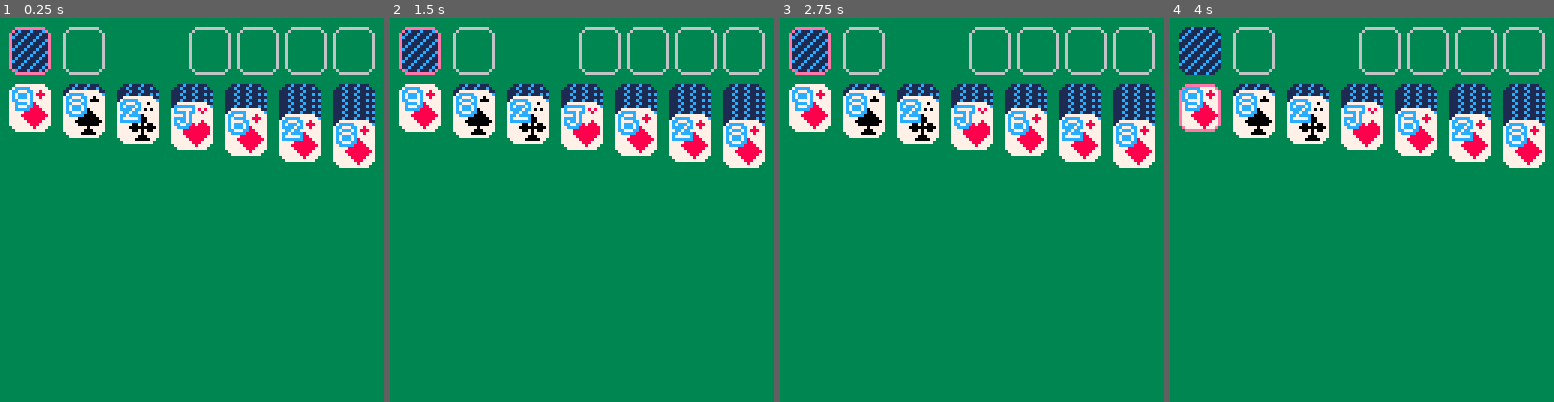
Above: before the commit, frames 1-4 (left to right).
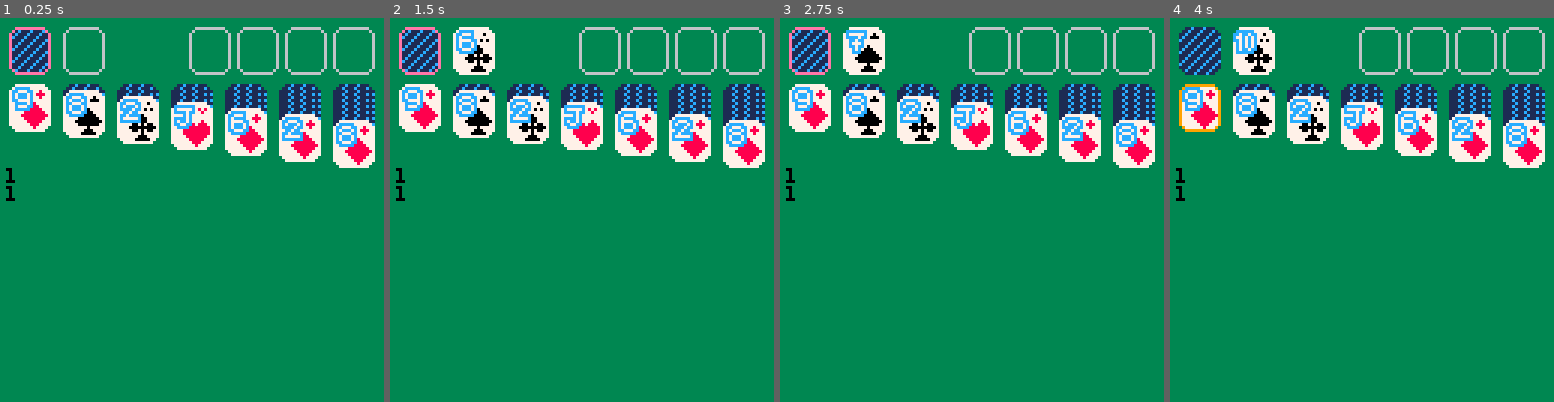
Above: after the commit, the same moments.

Repository: ReidLarson/Klondike
Game: PICO-8 cartridge klondike.p8
Two runs of this game, one before a commit and one after it. Both use one fixed random seed, a clock stepped at 60 frames per second and the inputs below.
Inputs:
- Up to frame 1 (0.25 s): no input
- Up to frame 2 (1.5 s): tap O (Z key) at 0.7 s
- Up to frame 3 (2.75 s): hold Right 1.6-2.1 s; tap O (Z key) at 1.7, 2.1, 2.5 s; hold Up 2.15-2.42 s; hold Right from 2.47 s (still down)
- Up to frame 4 (4 s): tap O (Z key) at 2.9, 3.3, 3.7 s; release Right at 3.03 s; hold Left 3.08-3.58 s; hold Down 3.63-3.97 s

The runs differ from the first frame. In frame 1, 0.1% of the frame differs, in the area x 1-4%, y 39-48%; in frame 2, 1.4%; in frame 3, 1.4%; in frame 4, 1.7%, in the area x 1-28%, y 2-48%.

Commit message:
Tableau selection and movement works (most of the time)

Diff:
--- a/klondike.p8
+++ b/klondike.p8
@@ -14,6 +14,7 @@
 	hoveredyindex=1
 
  newgame()
+ deselectcards()
  menuitem(1,"new game",newgame)
 end
 
@@ -34,6 +35,10 @@
  drawstock()
  drawwaste()
  drawfoundations()
+
+ --debug
+ print(hoveredxindex,2,56,0)
+ print(hoveredyindex,2,50,0)
 end
 
 function newgame()
@@ -81,7 +86,6 @@
   	  local card=stock.cards[#stock.cards]
   	  if i==rsrv.deallimit then
   	   add(tableaus[j].cards,card)
-  	   tableaus[j].cards[#tableaus[j].cards].isfaceup=true
   	  elseif i<rsrv.deallimit then
   	   add(reserves[j].cards,card)
   	  end
@@ -137,6 +141,10 @@
 end
 
 function cardsupdate()
+ if hoveredarea~="reserves" then
+  deselectcards()
+ end
+
  --stock
  for i=1,#stock.cards do
   stock.cards[i].ishovered=false
@@ -151,13 +159,9 @@
  for i=1,#waste.cards do
   waste.cards[i].isfaceup=true
   waste.cards[i].ishovered=false
-  waste.cards[i].isfaceup=false
   if i==#waste.cards then
    if hoveredarea=="waste" then
     waste.cards[i].ishovered=true
-   end
-   if selectedarea=="waste" then
-   	waste.cards[i].isselected=true
    end
   end
  end
@@ -167,12 +171,46 @@
   for j=1,#foundations[i].cards do
    foundations[i].cards[j].isfaceup=true
    foundations[i].cards[j].ishovered=false
-   foundations[i].cards[j].isselected=false
-  end
- end
-
- --reserves and tableaus are
- --updated in the game logic
+  end
+ end
+
+ --reserves
+ for i=1,#reserves do
+  for j=1,#reserves[i].cards do
+   reserves[i].cards[j].isfaceup=false
+
+   --todo make this work
+   reserves[i].cards[j].ishovered=i==hoveredxindex and #tableaus[i].cards==0 and j==#reserves[i].cards
+  end
+ end
+
+ --tableaus
+ for i=1,#tableaus do
+  for j=1,#tableaus[i].cards do
+   tableaus[i].cards[j].isfaceup=true
+   tableaus[i].cards[j].ishovered=j>=hoveredyindex and hoveredxindex==i and hoveredarea=="reserves"
+  end
+ end
+end
+
+function selectcards()
+ if hoveredarea=="reserves" then
+  selectedxindex=hoveredxindex
+  selectedyindex=hoveredyindex
+  for i=selectedyindex,#tableaus[selectedxindex].cards do
+   tableaus[selectedxindex].cards[i].isselected=true
+  end
+ end
+end
+
+function deselectcards()
+ selectedxindex=nil
+ selectedyindex=nil
+ for i=1,#tableaus do
+  for j=1,#tableaus[i].cards do
+   tableaus[i].cards[j].isselected=false
+  end
+ end
 end
 -->8
 --draw
@@ -216,21 +254,32 @@
   reflectcard(sprindex,col.x,foundations.y)
  end
 
- if hoveredarea=="reserves" then
-  pal(sprcolor,hoverc)
- else
-  pal(sprcolor,standardc)
- end
- for col in all(reserves) do
+ --reserves
+ for i=1,#reserves do
+  local col=reserves[i]
+  if hoveredarea=="reserves" and i==hoveredxindex then
+   pal(sprcolor,hoverc)
+  else
+   pal(sprcolor,standardc)
+  end
  	reflectcard(sprindex,col.x,col.y)
  end
  pal()
 end
 
-function drawcard(card,x,y)
+function drawcard(card,x,y,isshadowed)
 	palt(0,false)
 	palt(15,true)
 	if card.isfaceup then
+		if isshadowed then
+	  pal(14,6)
+	  spr(15,x,y-1)
+	  spr(15,x+8,y-1,1,1,true)
+	  pal()
+	  palt(0,false)
+	  palt(15,true)
+	 end
+
 	 --card background
 	 reflectcard(14,x,y)
 
@@ -265,7 +314,8 @@
  for i=1,#tableaus do
   local tbl=tableaus[i]
   for j=1,#tbl.cards do
-   drawcard(tbl.cards[j],tbl.x,(#reserves[i].cards*2)+tbl.y+(j-1)*12)
+   local isshadowed=j>1
+   drawcard(tbl.cards[j],tbl.x,(#reserves[i].cards*2)+tbl.y+(j-1)*7,isshadowed)
   end
  end
 end
@@ -278,7 +328,7 @@
 
 function drawwaste()
  --todo make sure this works
- for card in all(waste) do
+ for card in all(waste.cards) do
   drawcard(card,waste.x,waste.y)
  end
 end
@@ -299,6 +349,8 @@
 	 	hoveredarea="waste"
 	 elseif btnp(⬇️) then
    enterreserves()
+  elseif btnp(🅾️) then
+   flipstock()
 	 end
 	elseif hoveredarea=="waste" then
 	 if btnp(⬅️) or btnp(➡️) then
@@ -310,20 +362,22 @@
 	 if btnp(⬆️) then
 	  if #tableaus[hoveredxindex].cards==0 or hoveredyindex==1 then
 	   exitreserve(hoveredxindex)
-	  	hoveredarea="waste"
+	  	hoveredarea="stock"
 	  else
-	   tableaus[hoveredxindex].cards[hoveredyindex].ishovered=false
+	   --tableaus[hoveredxindex].cards[hoveredyindex].ishovered=false
 	   hoveredyindex-=1
-	   tableaus[hoveredxindex].cards[hoveredyindex].ishovered=true
+	   --tableaus[hoveredxindex].cards[hoveredyindex].ishovered=true
 	  end
 	 elseif btnp(⬇️) then
 	  local cardcount=#tableaus[hoveredxindex].cards
 	  if cardcount>0 and cardcount~=hoveredyindex then
-	   tableaus[hoveredxindex].cards[hoveredyindex].ishovered=false
+	   --tableaus[hoveredxindex].cards[hoveredyindex].ishovered=false
 	   hoveredyindex+=1
-	   tableaus[hoveredxindex].cards[hoveredyindex].ishovered=true
+	   --tableaus[hoveredxindex].cards[hoveredyindex].ishovered=true
 	  end
+	  deselectcards()
 	 elseif btnp(➡️) or btnp(⬅️) then
+	  --todo while selection~=nil, check if new xindex has a tableau, skip if it doesn't
 	  if btnp(➡️) then
 	  	newxindex=hoveredxindex+1
 	  	if newxindex>#tableaus then newxindex=1 end
@@ -334,32 +388,89 @@
 	  exitreserve(hoveredxindex)
 	  hoveredxindex=newxindex
 	  enterreserves()
-	 end
-	end
-end
-
-function buttonpress()
- if btnp(⬅️) or btnp(➡️) or btnp(⬆️) or btnp(⬇️) then
-
- end
-end
-
-function deselectall()
- for i=1,#tableaus do
-  for j=1,#tableaus[i].cards do
-   tableaus[i].cards[j].isselected=false
-  end
- end
+	 elseif btnp(🅾️) then
+	  local tableaucount=#tableaus[hoveredxindex].cards
+	  local reservecount=#reserves[hoveredxindex].cards
+	  if tableaucount>0 or (reservecount==0 and tableaucount==0) then
+		  if selectedxindex==hoveredxindex then
+		   deselectcards()
+		  elseif selectedxindex==nil then
+		   selectcards()
+		  else
+		   checkmovetableau()
+		  end
+		 else
+		  flipreserve()
+		 end
+	 end
+	end
+end
+
+function flipstock()
+ local stockcount=#stock.cards
+ if stockcount>0 then
+	 local card=stock.cards[stockcount]
+	 debugcard=card
+	 add(waste.cards,card)
+	 del(stock.cards,card)
+	else
+	 for i=#waste.cards,1,-1 do
+	  add(stock.cards,waste.cards[i])
+	 end
+	 while #waste.cards>0 do
+	  del(waste.cards,waste.cards[1])
+	 end
+ end
+end
+
+function flipreserve()
+ local reserve=reserves[hoveredxindex]
+ local card=reserve.cards[#reserve.cards]
+ add(tableaus[hoveredxindex].cards,card)
+ del(reserves[hoveredxindex].cards,card)
+ hoveredyindex=#tableaus[hoveredxindex].cards
+end
+
+function checkmovetableau()
+ --todo code for handling moving to empty reserve
+ --todo code for handling moving from waste to tableau or empty reserve
+ if hoveredarea=="reserves" and selectedxindex~=nil and selectedxindex~=hoveredxindex then
+  if selectedxindex~=nil and #tableaus[hoveredxindex].cards>0 then
+		 local selectedcard=tableaus[selectedxindex].cards[selectedyindex]
+		 local hoveredcard=tableaus[hoveredxindex].cards[#tableaus[hoveredxindex].cards]
+		 if hoveredcard~=nil and selectedcard.suit%2~=hoveredcard.suit%2 and selectedcard.rank==hoveredcard.rank-1 then
+		  movetableau()
+		 end
+		elseif #tableaus[hoveredxindex].cards==0 and #reserves[hoveredxindex].cards==0 then
+		 --move king to empty cell
+			movetableau()
+	 else
+	  sfx(0)
+	  --todo play did not happen sfx?
+	 end
+ end
+end
+
+function movetableau()
+ for i=selectedyindex,#tableaus[selectedxindex].cards do
+	 add(tableaus[hoveredxindex].cards,tableaus[selectedxindex].cards[i])
+	end
+ local i=selectedyindex
+ while i<=#tableaus[selectedxindex].cards do
+  del(tableaus[selectedxindex].cards,tableaus[selectedxindex].cards[i])
+ end
+ deselectcards()
+ --todo play sfx?
 end
 
 function enterreserves()
  hoveredarea="reserves"
  local x=hoveredxindex
  if #tableaus[x].cards>0 then
-  hoveredyindex=#tableaus[x].cards
-  tableaus[x].cards[hoveredyindex].ishovered=true
- else
-  hoveredyindex=#reserves[i].cards
+  hoveredyindex=1
+  --tableaus[x].cards[hoveredyindex].ishovered=true
+ elseif #reserves[x].cards>0 then
+  hoveredyindex=#reserves[x].cards
   reserves[x].cards[hoveredyindex].ishovered=true
  end
 end
@@ -367,11 +478,9 @@
 function exitreserve(xindex)
  for i=1,#reserves[xindex].cards do
   reserves[xindex].cards[i].ishovered=false
-  reserves[xindex].cards[i].isselected=false
  end
  for i=1,#tableaus[xindex].cards do
-  tableaus[xindex].cards[i].ishovered=false
-  tableaus[xindex].cards[i].isselected=false
+  --tableaus[xindex].cards[i].ishovered=false
  end
 end
 __gfx__
Not shown, changed: the thumbnail (__label__) section of klondike.p8
Not shown, changed: the sound effects (__sfx__) section of klondike.p8
